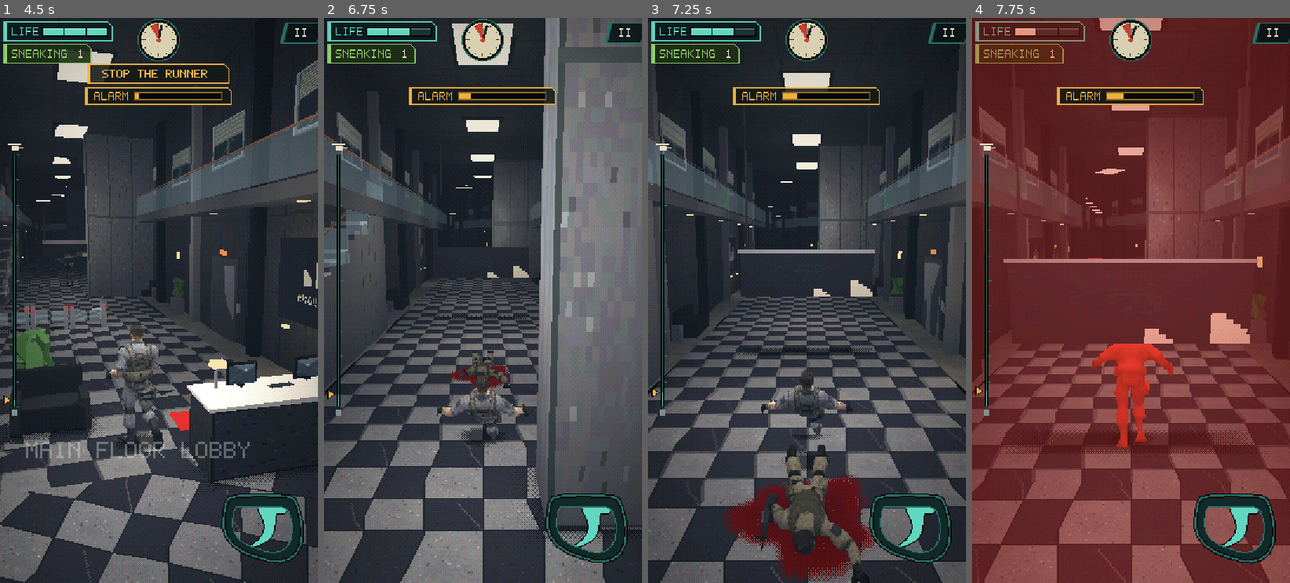
Above: before the commit, frames 1-4 (left to right).
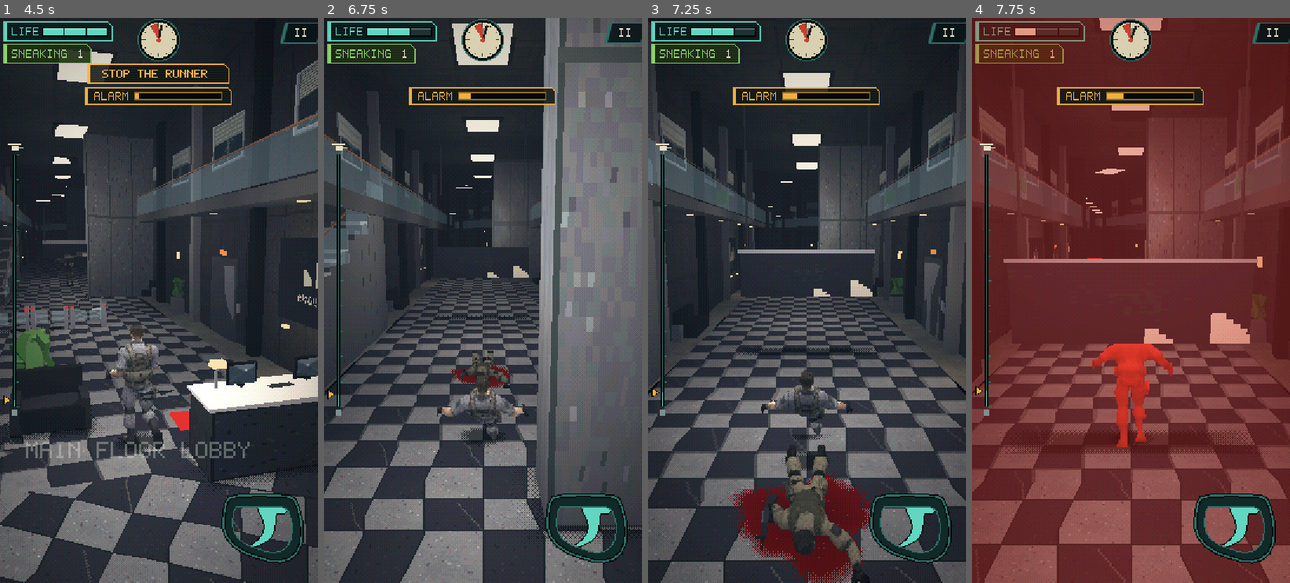
Above: after the commit, the same moments.

Repository: lhunt-gdev/get-to-the-chopper-test
Game: Godot game, scene res://game/levels/prototype_slice/prototype_slice.tscn
Two runs of this game, one before a commit and one after it. Both use one fixed random seed, a clock stepped at 60 frames per second and the inputs below.
Inputs (mouse positions are in pixels of both pictures, inside the frame that each line leads up to):
- Up to frame 1 (4.5 s): click "START MISSION" at 0.5 s; tap Enter (ui_accept) at 1.25, 1.52, 1.82 s; move the mouse to (228, 272) at 1.27 s; hold Right (ui_right) 1.28-2 s; click (228, 272) at 1.42 s; drag from (95, 328) to (143, 413) at 2.02 s; move the mouse to (190, 176) at 2.77 s; hold Right (ui_right) 2.78-3.5 s; drag from (143, 413) to (63, 215) at 3.52 s; move the mouse to (254, 385) at 4.27 s; hold Left (ui_left) from 4.28 s (still down)
- Up to frame 2 (6.75 s): tap Enter (ui_accept) at 4.52, 4.82 s; release Left (ui_left) at 5 s; drag from (387, 215) to (435, 159) at 5.02 s; move the mouse to (498, 300) at 5.77 s; hold Down (ui_down) 5.78-6.5 s; click (498, 300) at 5.92 s; drag from (435, 159) to (419, 328) at 6.52 s
- Up to frame 3 (7.25 s): no input
- Up to frame 4 (7.75 s): move the mouse to (1200, 272) at 7.27 s; hold Up (ui_up) from 7.28 s (still down); tap Enter (ui_accept) at 7.52 s

Frame 1 is identical in both runs. In frame 2, less than 0.1% of the frame differs, in the area x 38-60%, y 61-66%; in frame 3, 1.1%, in the area x 22-73%, y 80-100%; in frame 4, nothing differs.

Commit message:
The dog's rotary gallop: each leg on its own timing
Playtest (user): not all legs would move at the same time. The gallop moved
the front legs as a pair and the back legs as a pair (a bound). Now it's a
dog's rotary gallop: the feet land round his body (left hind, right hind,
right fore, left fore), each leg a third of the stride on the ground sweeping
back, then lifting, folding and swinging forward; the back arches and
stretches, two flights a stride, head level, 3 strides a second.

Co-Authored-By: Claude Opus 5.5 <noreply@anthropic.com>

Diff:
--- a/game/enemies/rusher_dog/dog_rig.gd
+++ b/game/enemies/rusher_dog/dog_rig.gd
@@ -21,7 +21,13 @@
 	"HindUpperL": "Hips", "HindLowerL": "HindUpperL", "HindFootL": "HindLowerL",
 }
 ## A gallop's strides per second at a full run.
-const STRIDES := 2.4
+const STRIDES := 3.0
+## The rotary gallop (user: each leg on its own timing, as a dog's): when in the stride each foot
+## lands (fraction of a stride): the left hind, the right hind a moment later, then the right fore,
+## then the left fore, round his body.
+const FOOTFALL := {"HindL": 0.0, "HindR": 0.1, "FrontR": 0.45, "FrontL": 0.55}
+## How much of a stride each foot is on the ground (the rest it's in the air, swinging forward).
+const STANCE := 0.34
 ## The bite: how long his leap at you takes (s).
 const LUNGE_TIME := 0.45
 ## Down: how long he takes to drop onto his side (s).
@@ -238,29 +244,49 @@
 	_j("Neck").rotation.x = 0.05  # (his tail hangs as modelled)
 
 
-## A gallop: the front legs reach and pull as a pair, the back legs half a stride later, each pair a
-## little out of step (the lead leg first); the back flexes and stretches with them; the head stays
-## level; the tail streams out behind.
+## A dog's rotary gallop: each foot lands on its own beat round his body (FOOTFALL); each leg on
+## the ground sweeps back under him as it pushes (its paw flat on the floor), then lifts, folds up and
+## swings forward to reach for the next landing. His back arches as his hind legs reach forward under
+## him and stretches out as his front legs reach ahead; he's off the ground twice a stride (stretched
+## out, then gathered up), his head kept level; the tail streams out behind.
 func _pose_gallop(r: float) -> void:
-	var p := _phase
-	var flex := sin(p)
-	_j("Hips").position.y = _hips_at.y + 0.04 * r * absf(sin(p))
-	_j("Chest").rotation.x = 0.1 * r * flex
-	_j("Hips").rotation.x = -0.06 * r * flex
-	_j("Neck").rotation.x = 0.05 - 0.1 * r * flex
-	_j("Tail1").rotation.x = -0.6 * r  # streaming out behind
-	_j("Tail2").rotation.x = -0.25 * r - 0.15 * r * sin(p * 2.0)
-	for side in [-1, 1]:
-		var s := "R" if side > 0 else "L"
-		var lead := 0.0 if side > 0 else 0.35
-		var qf := p + lead
-		var qb := p + PI + lead
-		_j("FrontUpper" + s).rotation.x = 0.7 * r * sin(qf)
-		_j("FrontLower" + s).rotation.x = 0.35 * r * maxf(0.0, cos(qf))
-		_j("FrontPaw" + s).rotation.x = -1.3 * r * maxf(0.0, cos(qf))  # folding up under him on the swing
-		_j("HindUpper" + s).rotation.x = 0.6 * r * sin(qb)
-		_j("HindLower" + s).rotation.x = -0.7 * r * maxf(0.0, cos(qb))
-		_j("HindFoot" + s).rotation.x = 0.8 * r * maxf(0.0, cos(qb))
+	var u := _phase / TAU
+	var bend := cos(TAU * (u - 0.95))  # 1 gathered (hind legs forward under him), -1 stretched out
+	_j("Hips").position.y = _hips_at.y + r * (0.03 * cos(2.0 * TAU * (u - 0.45)) - 0.02)  # up in each flight
+	_j("Hips").rotation.x = 0.1 * r * bend  # the rump tucks under...
+	_j("Chest").rotation.x = -0.18 * r * bend  # ...and the shoulders drop: the back arches
+	_j("Neck").rotation.x = 0.05 + 0.12 * r * bend  # (the head stays level)
+	_j("Tail1").rotation.x = -0.4 * r  # streaming out behind, a little low
+	_j("Tail2").rotation.x = 0.1 * r + 0.15 * r * bend  # (the end hanging, swinging with his back)
+	for leg: String in FOOTFALL:
+		var front := leg.begins_with("Front")
+		var s := leg.right(1)
+		var a := _stride(fposmod(u - float(FOOTFALL[leg]), 1.0), front)
+		var names: Array = ["FrontUpper", "FrontLower", "FrontPaw"] if front else ["HindUpper", "HindLower", "HindFoot"]
+		for i in 3:
+			_j(String(names[i]) + s).rotation.x = r * float(a[i])
+
+
+## One leg through its stride (`u` 0..1 from its foot's landing): [upper, lower, paw] turns. On the
+## ground (STANCE): from reaching forward to pushed back behind him, a front paw kept flat on the
+## floor as the leg rolls over it, a back leg's knee and hock giving a little under his weight. In the
+## air: swung forward again, folding up (the paw tucked) and opening out to land.
+static func _stride(u: float, front: bool) -> Array:
+	var reach := 0.55 if front else 0.5
+	var back := -0.6 if front else -0.7
+	if u < STANCE:
+		var s := u / STANCE
+		var up := lerpf(reach, back, s)
+		if front:
+			return [up, 0.0, -up * 0.9]
+		var give := sin(PI * s)
+		return [up, -0.25 * give, 0.3 * give]
+	var t := (u - STANCE) / (1.0 - STANCE)
+	var swing := lerpf(back, reach, t * t * (3.0 - 2.0 * t))
+	var fold := sin(PI * minf(1.0, t * 1.15))
+	if front:
+		return [swing, 0.45 * fold, -1.4 * fold]
+	return [swing, -0.9 * fold, 1.0 * fold]
 
 
 ## The lunge: rearing up off his back legs (the whole body nose-up about the hips), front legs
Not shown, changed: docs/design/decision-log.md
